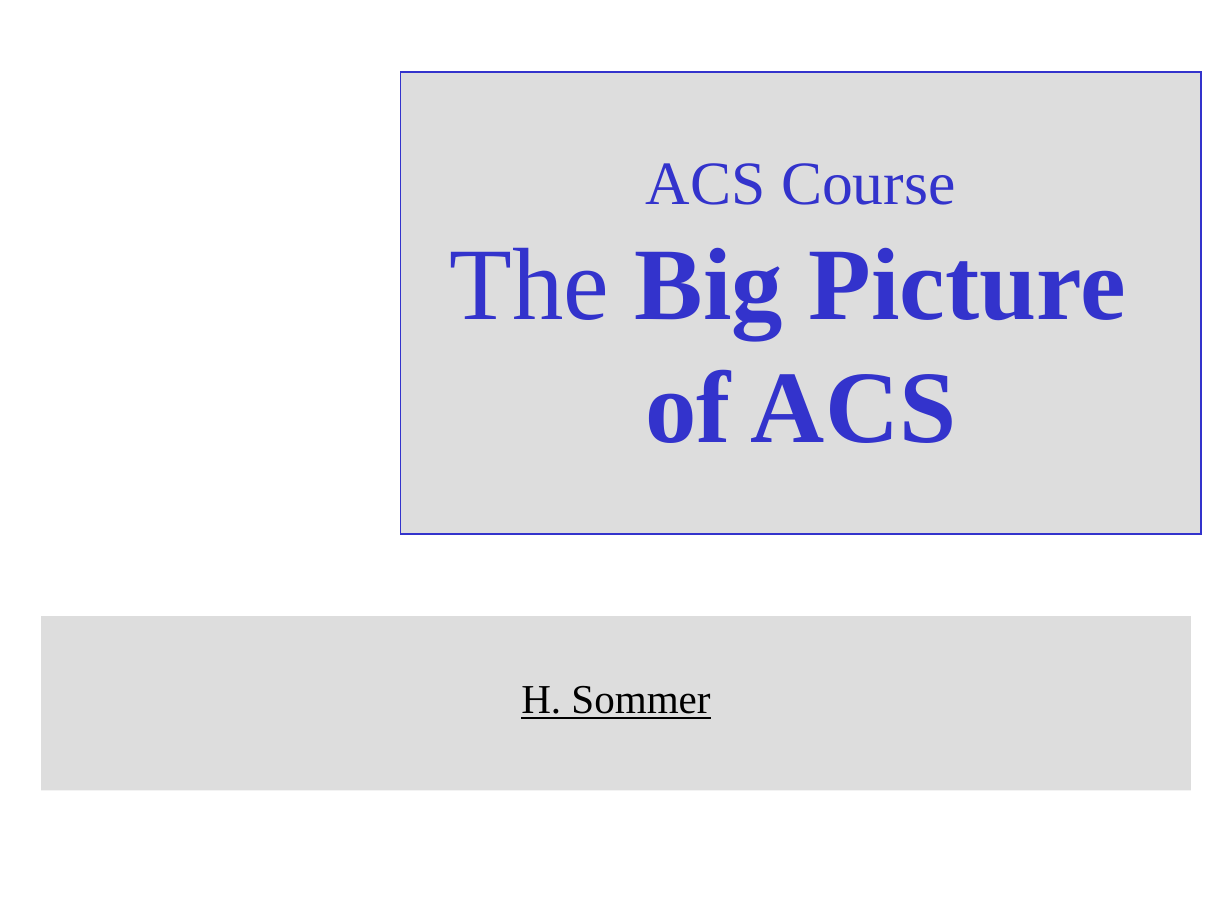
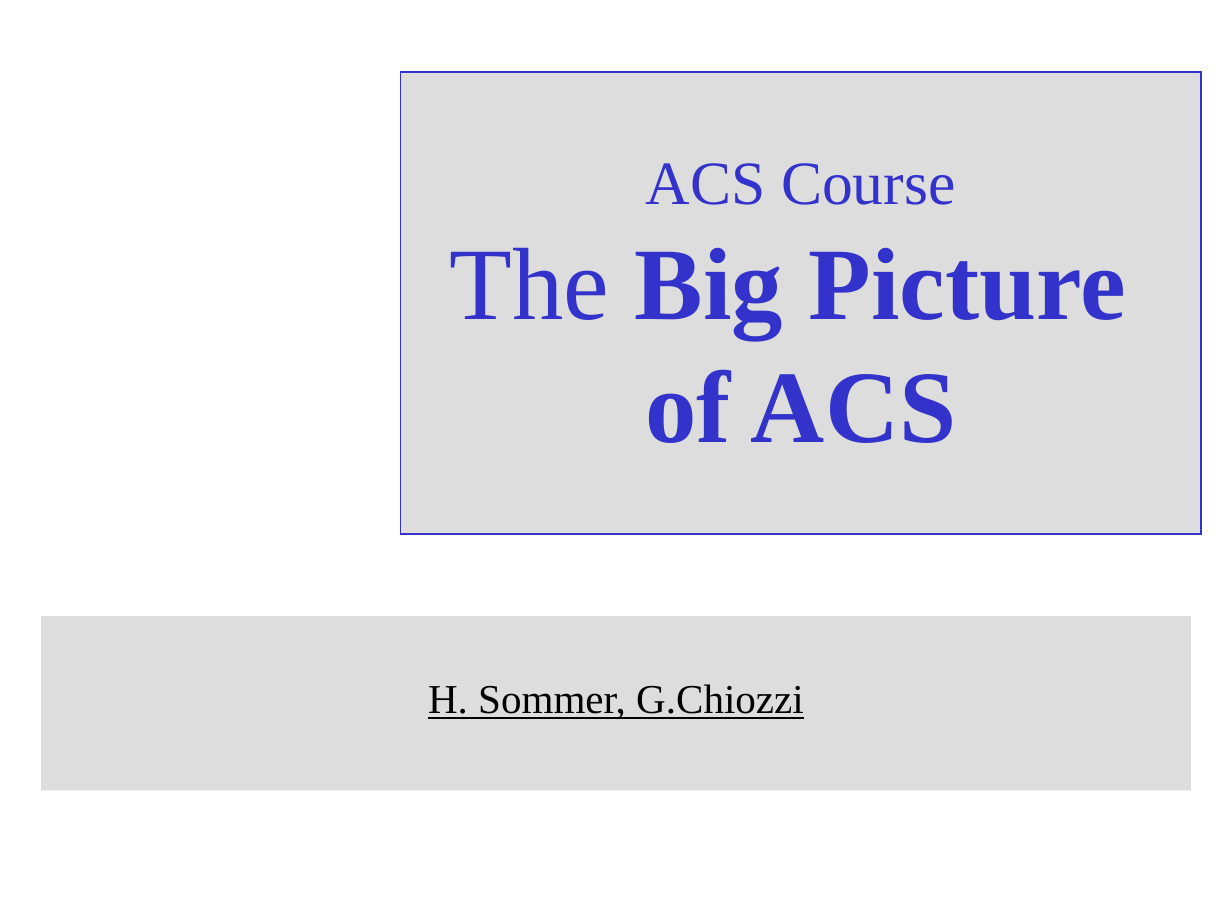
Before and after one commit to ACS-Community/ACS, a slide deck: slide 1 of Documents/ACS-Course/ACSBigPicture.ppt. Drawn at 1232x924 pixels with LibreOffice and Linux fonts; fonts in the diff are those of the drawing; background and template pictures are left out. Boxes give left, top, right and bottom in pixels: in the first picture for what was removed or moved away, otherwise in the second. Text is boxed around its words. In the diff, an @@ line names an element or a change of style, - is before the commit and + after.

Commit message:
Updated for ACS Course in UTFSM Valparaiso.

```diff
--- a/Documents/ACS-Course/ACSBigPicture.ppt
+++ b/Documents/ACS-Course/ACSBigPicture.ppt
@@ subtitle at <box>428,684,804,719</box>: text changed @@
-H. Sommer
+H. Sommer, G.Chiozzi
```
Also in this commit, not shown: 2 other slides changed, 1 slide added, 2 other files.
